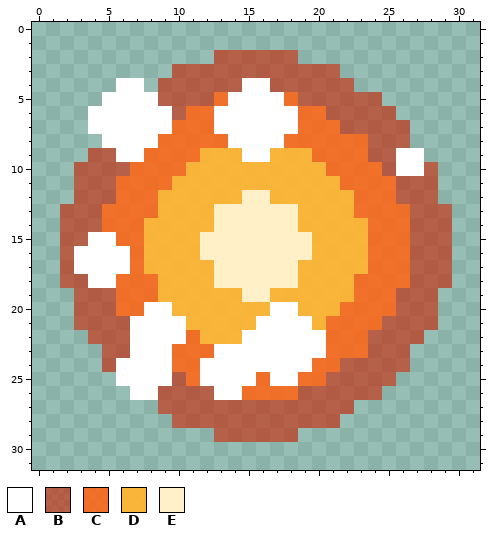
Two versions of one pixel-art sprite, Fantasy_Game_Art_Assets/Misc/spell_assets/generated_fireball.png. This is how it looked before the edit.
The file is 32x32 pixels.
Palette (. is transparent): A #ffffff  B #c8280aa0  C #ff6414dc  D #ffb432f0  E #fff0c8
Pixels before, first column x 2:
 2 ...........BBBBBB...........
 3 ........BBBBBBBBBBBB........
 4 ....AA.BBBBBBAABBBBBB.......
 5 ...AAAABBBBCAAAACBBBBBB.....
 6 ..AAAAAABCCAAAAAACCBBBBB....
 7 ..AAAAAACCCAAAAAACCCBBBBB...
 8 ...AAAACCCCCAAAACCCCCCBBB...
 9 ..BBAACCCCDDDAADDDCCCCBBAA..
10 .BBBBCCCCDDDDDDDDDDCCCCBAAB.
11 .BBBCCCCDDDDDDDDDDDDCCCCBBB.
12 .BBBCCCDDDDDDEEDDDDDDCCCBBB.
13 BBBCCCCDDDDEEEEEEDDDDCCCCBBB
14 BBBCCCDDDDDEEEEEEDDDDDCCCBBB
15 BBAACCDDDDEEEEEEEEDDDDCCCBBB
16 BAAAACDDDDEEEEEEEEDDDDCCCBBB
17 BAAAACDDDDDEEEEEEDDDDDCCCBBB
18 BBAACCCDDDDEEEEEEDDDDCCCCBBB
19 .BBBCCCDDDDDDEEDDDDDDCCCBBB.
20 .BBBCCAADDDDDDDAADDDCCCCBBB.
21 .BBBBAAAADDDDDAAAADCCCCBBBB.
22 ..BBBAAAACDDDAAAAAACCCBBBB..
23 ...BBAAACCCAAAAAAAACCCBBB...
24 ...BAAAACCAAAAAAAACCBBBBB...
25 ....AAAABCAAAACAACCBBBBB....
26 .....AABBBBAACCCCBBBBBB.....
27 .......BBBBBBBBBBBBBB.......
28 ........BBBBBBBBBBBB........
29 ...........BBBBBB...........
And afterwards:
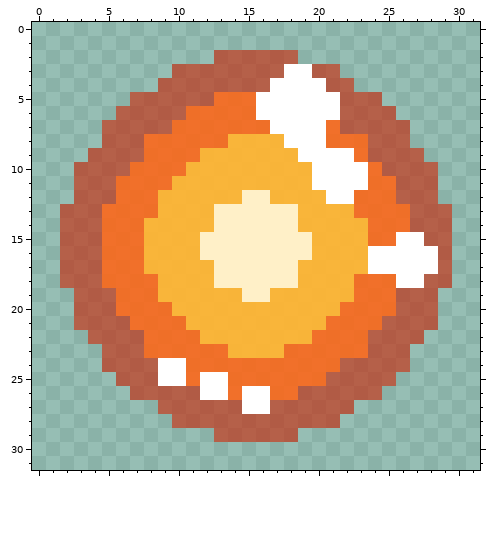
Change:
The edit turns colour B into colour A in row 3 at x 18 to 19; in row 4 at x 17 to 20; in row 5 at x 19 to 21; in row 6 at x 21; in row 15 at x 27; in rows 16 to 17 at x 27 to 28.
The edit turns colour B into colour A in row 18 at x 27; in row 25 at x 10; in row 26 at x 12; in row 27 at x 15 to 16.
The edit turns colour C into colour A in row 5 at x 18; in rows 6 to 7 at x 19 to 20; in row 8 at x 18 to 20; in row 9 at x 20 to 22; in row 10 at x 21 to 23; in row 11 at x 22 to 23.
The edit turns colour C into colour A in row 15 at x 26; in rows 16 to 17 at x 24 to 26; in row 18 at x 26; in row 24 at x 10; in row 26 at x 15 to 16.
The edit turns colour D into colour A in row 9 at x 19; in row 10 at x 20; in row 11 at x 20 to 21; in row 12 at x 21 to 22.
The edit turns colour A into colour B in row 4 at x 15 to 16; in row 5 at x 7 to 8; in row 6 at x 6 to 9; in row 7 at x 5 to 9; in row 8 at x 5 to 7; in row 9 at x 6 to 7 and 26 to 27.
The edit turns colour A into colour B in row 10 at x 26 to 27; in row 15 at x 4; in rows 16 to 17 at x 3 to 4; in row 18 at x 4; in rows 22 to 23 at x 7; in rows 24 to 25 at x 6 to 8.
The edit turns colour A into colour B in row 26 at x 7 to 8.
The edit turns colour A into colour C in row 5 at x 14 to 15; in row 6 at x 13 to 15; in row 7 at x 13 to 16; in row 8 at x 8; in row 15 at x 5; in rows 16 to 17 at x 5 to 6.
The edit turns colour A into colour C in row 18 at x 5; in row 20 at x 8 to 9; in row 21 at x 7 to 10; in row 22 at x 8 to 10 and 20; in row 23 at x 8 to 9, 13 and 18 to 20; in row 24 at x 12 to 19.
The edit turns colour A into colour C in row 25 at x 14 to 15 and 17 to 18; in row 26 at x 14.
The edit turns colour A into colour D in row 8 at x 14 to 17; in row 9 at x 15 to 16; in row 20 at x 17 to 18; in row 21 at x 16 to 19; in row 22 at x 15 to 19; in row 23 at x 14 to 17.
Colour A is gone in row 4 at x 6 to 7; in row 5 at x 5 to 6; in row 6 at x 4 to 5; in row 7 at x 4.
Where, in picture pixels (left, top, right, bottom), the same in both pictures:
changed: (74, 64, 438, 414)
